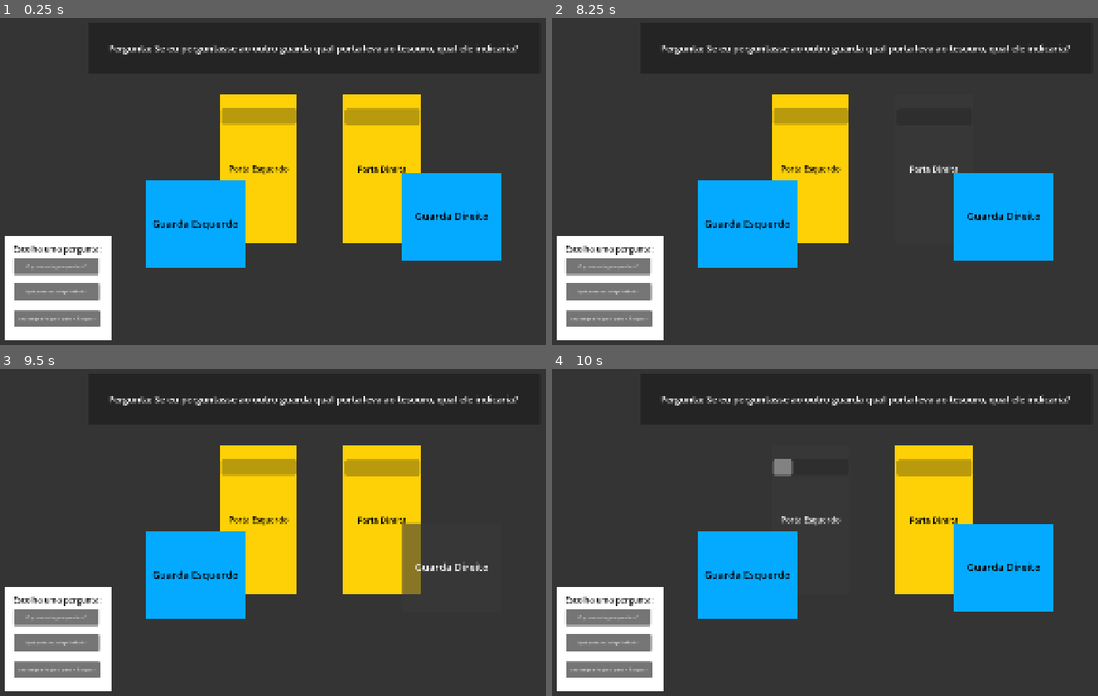
Above: before the commit, frames 1-4 (two rows, left to right).
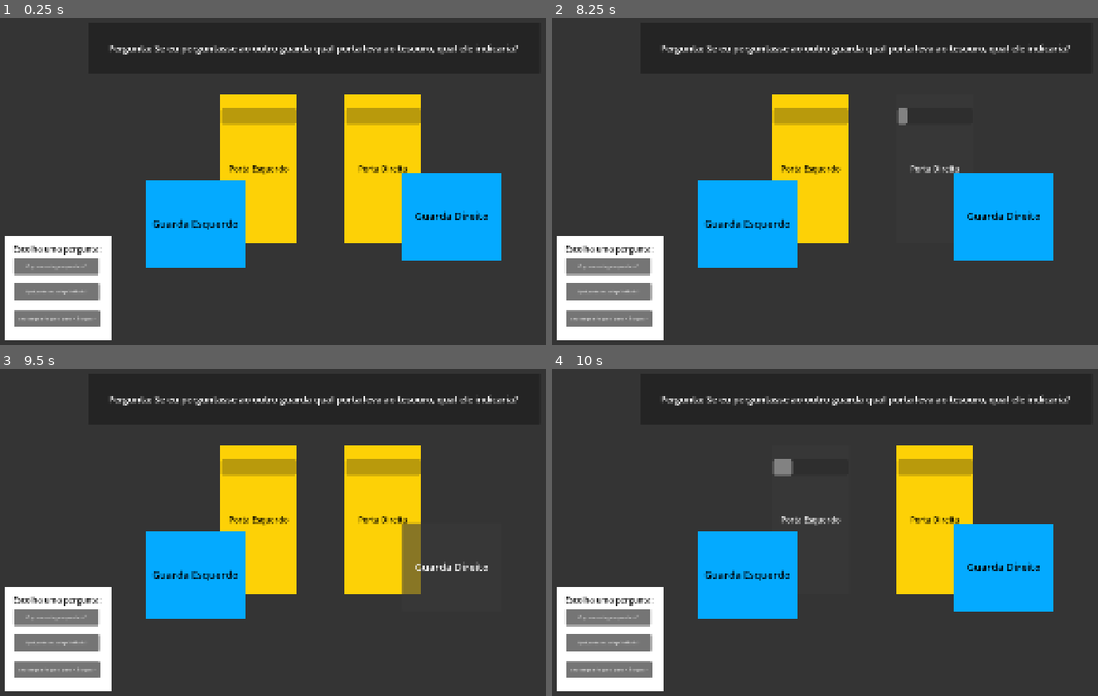
Above: after the commit, the same moments.

Repository: gamedevmeetup/Brackeys-Game-Jam-2026.2---Equipe-2
Game: Godot game, scene res://Scenes/teste_gameplay.tscn
The game is run twice, just before and just after one commit, with the same random seed, the same clock (stepped at 60 frames per second) and the same inputs.
Inputs:
- Up to frame 1 (0.25 s): no input
- Up to frame 2 (8.25 s): click "Porta Direita" at 0.5 s; click "Porta Esquerdo" at 1.25 s; click "O que seu colega responderia?" at 2 s; click "Seu colega diria que a porta …" at 2.75 s; click "Qual porta seu colega indicar…" at 3.5 s; click "Guarda Direito" at 4.25 s; click "Guarda Esquerdo" at 5 s; click "O que seu colega responderia?" at 5.75 s; click "Seu colega diria que a porta …" at 6.5 s; click "Qual porta seu colega indicar…" at 7.25 s; click "Porta Direita" at 8 s
- Up to frame 3 (9.5 s): click "Guarda Direito" at 8.75 s
- Up to frame 4 (10 s): click "Porta Esquerdo" at 9.5 s

The runs differ from the first frame. In frame 1, 0.4% of the frame differs, in the area x 62-78%, y 23-69%; in frame 2, 0.2%; in frame 3, 0.4%; in frame 4, 0.4%.

Commit message:
Criação do script de Game
Criei um script de game para controlar a cena quando o player escolher a porta (usa uma estrutura de sinais do Godot)

Além disso troquei o tipo de cena para Control ao invés de Node 2D

Diff:
--- a/guardas-mentirosos/Scenes/teste_gameplay.tscn
+++ b/guardas-mentirosos/Scenes/teste_gameplay.tscn
@@ -1,5 +1,6 @@
 [gd_scene format=3 uid="uid://cdlr7m4nqp1a3"]
 
+[ext_resource type="Script" uid="uid://dfgcq16qoxm5b" path="res://Scripts/game.gd" id="1_212wd"]
 [ext_resource type="Script" uid="uid://dbjvraml4ukps" path="res://Scripts/door.gd" id="1_l5545"]
 
 [sub_resource type="StyleBoxFlat" id="StyleBoxFlat_sdykh"]
@@ -11,14 +12,19 @@
 [sub_resource type="StyleBoxFlat" id="StyleBoxFlat_212wd"]
 bg_color = Color(0.015686275, 0.6666667, 1, 1)
 
-[node name="TesteGameplay" type="Node2D" unique_id=387510929]
+[node name="TesteGameplay" type="Control" unique_id=460679381]
+layout_mode = 3
+anchors_preset = 0
+script = ExtResource("1_212wd")
 
 [node name="Background" type="ColorRect" parent="." unique_id=1269580317]
+layout_mode = 0
 offset_right = 1922.0
 offset_bottom = 1081.0
 color = Color(0.2036809, 0.20368093, 0.2036809, 1)
 
 [node name="QuestionPanel" type="Panel" parent="." unique_id=1328138082]
+layout_mode = 0
 offset_left = 294.0
 offset_top = 79.0
 offset_right = 1653.0
@@ -36,6 +42,7 @@
 vertical_alignment = 1
 
 [node name="QuestionsPanel" type="Panel" parent="." unique_id=1960970325]
+layout_mode = 0
 offset_left = 41.0
 offset_top = 725.0
 offset_right = 362.0
@@ -103,17 +110,19 @@
 text = "Qual porta seu colega indicaria?"
 metadata/_edit_use_anchors_ = true
 
-[node name="DoorRight" type="Button" parent="." unique_id=2041817205]
-offset_left = 1060.0
-offset_top = 300.0
-offset_right = 1294.0
-offset_bottom = 749.0
+[node name="DoorRight" type="Button" parent="." unique_id=601431603]
+layout_mode = 0
+offset_left = 1062.0
+offset_top = 298.0
+offset_right = 1296.0
+offset_bottom = 747.0
 theme_override_colors/font_color = Color(0, 0, 0, 1)
 theme_override_font_sizes/font_size = 24
 theme_override_styles/normal = SubResource("StyleBoxFlat_l5545")
 text = "Porta Direita"
+script = ExtResource("1_l5545")
 
-[node name="ProgressBar" type="ProgressBar" parent="DoorRight" unique_id=1435551690]
+[node name="ProgressBar" type="ProgressBar" parent="DoorRight" unique_id=41760383]
 layout_mode = 1
 anchors_preset = -1
 anchor_left = 0.017094018
@@ -128,6 +137,7 @@
 metadata/_edit_use_anchors_ = true
 
 [node name="GuardRight" type="Button" parent="." unique_id=1027485856]
+layout_mode = 0
 offset_left = 1238.0
 offset_top = 532.0
 offset_right = 1535.0
@@ -138,6 +148,7 @@
 text = "Guarda Direito"
 
 [node name="DoorLeft" type="Button" parent="." unique_id=600588619]
+layout_mode = 0
 offset_left = 688.0
 offset_top = 298.0
 offset_right = 922.0
@@ -163,6 +174,7 @@
 metadata/_edit_use_anchors_ = true
 
 [node name="GuardLeft" type="Button" parent="." unique_id=1964884612]
+layout_mode = 0
 offset_left = 467.0
 offset_top = 555.0
 offset_right = 764.0
@@ -172,5 +184,9 @@
 theme_override_styles/normal = SubResource("StyleBoxFlat_212wd")
 text = "Guarda Esquerdo"
 
+[connection signal="doorConfirmed" from="DoorRight" to="." method="_on_door_right_door_confirmed"]
+[connection signal="mouse_entered" from="DoorRight" to="DoorRight" method="_on_mouse_entered"]
+[connection signal="mouse_exited" from="DoorRight" to="DoorRight" method="_on_mouse_exited"]
+[connection signal="doorConfirmed" from="DoorLeft" to="." method="_on_door_left_door_confirmed"]
 [connection signal="mouse_entered" from="DoorLeft" to="DoorLeft" method="_on_mouse_entered"]
 [connection signal="mouse_exited" from="DoorLeft" to="DoorLeft" method="_on_mouse_exited"]
--- a/guardas-mentirosos/Scripts/door.gd
+++ b/guardas-mentirosos/Scripts/door.gd
@@ -1,30 +1,35 @@
 extends Button
 
-#Variáveis
+signal doorConfirmed
+
 @export var holdTime: float = 2.0
 
 var hoverTime: float = 0.0
 var isHovering: bool = false
-var doorConfirmed: bool = false
+var confirmed: bool = false
 
 
 func _process(delta: float) -> void:
-	if isHovering and not doorConfirmed:
+	if isHovering and not confirmed:
 		hoverTime += delta
 		$ProgressBar.value = (hoverTime / holdTime) * 100.0
 
 		if hoverTime >= holdTime:
-			doorConfirmed = true
-			print("PORTA ESCOLHIDA!")
+			confirmed = true
+			doorConfirmed.emit()
 
 
 func _on_mouse_entered() -> void:
-	if not doorConfirmed:
+	if not confirmed:
 		isHovering = true
 
 
 func _on_mouse_exited() -> void:
-	if not doorConfirmed:
+	if not confirmed:
 		isHovering = false
 		hoverTime = 0.0
 		$ProgressBar.value = 0.0
+
+
+func _on_door_confirmed() -> void:
+	pass # Replace with function body.
--- /dev/null
+++ b/guardas-mentirosos/Scripts/game.gd
@@ -0,0 +1,7 @@
+extends Control
+
+func _on_door_left_door_confirmed() -> void:
+	print("A PORTA ESQUERDA FOI ESCOLHIDA!")
+
+func _on_door_right_door_confirmed() -> void:
+	print("A PORTA DIREITA FOI ESCOLHIDA!")
Not shown, added: guardas-mentirosos/Scripts/game.gd.uid
